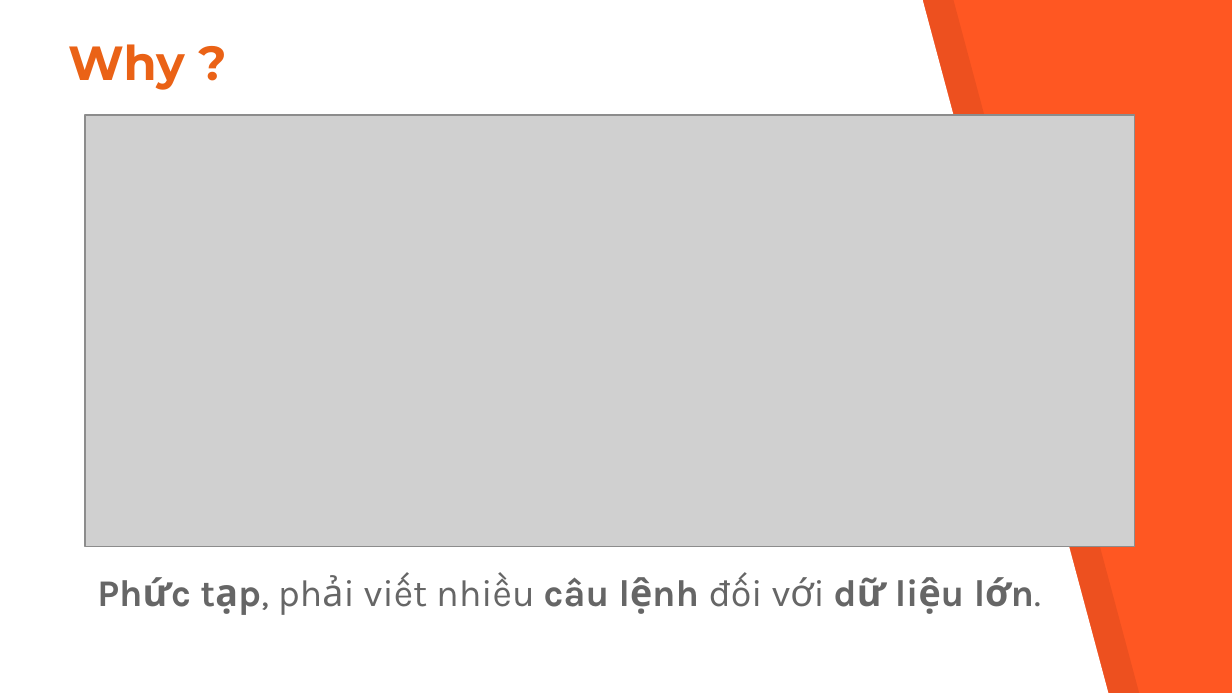
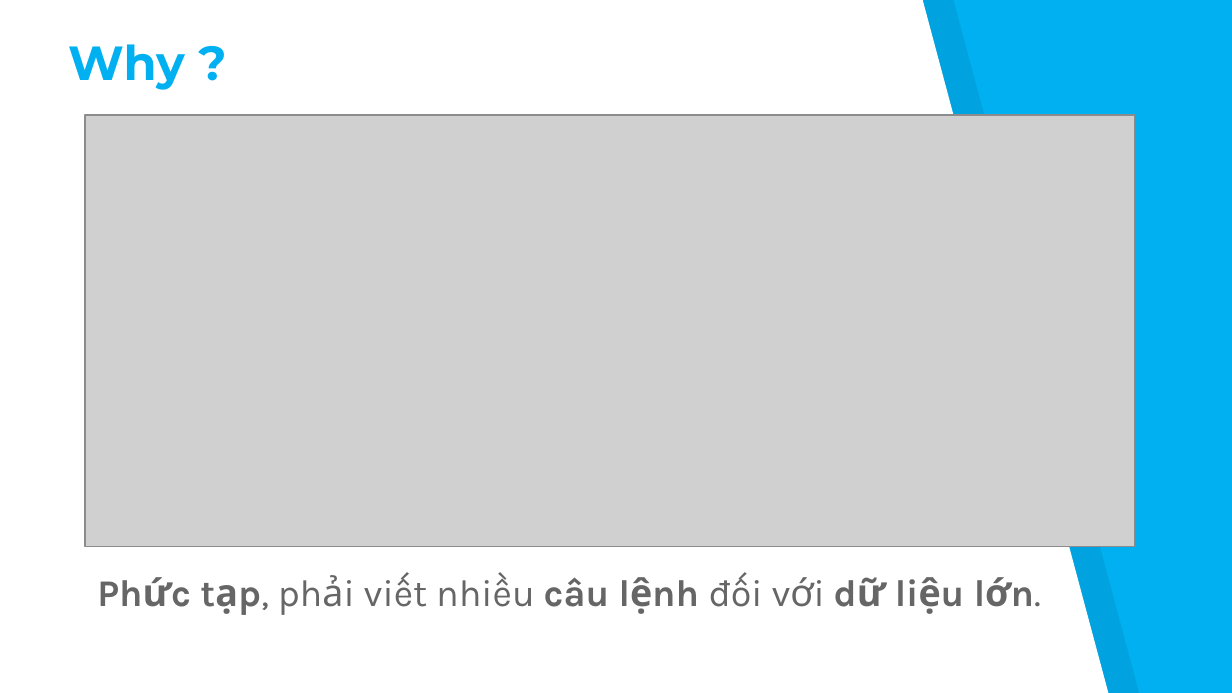
Before and after one commit to sikyurabmt/Entity-Framework, a slide deck: slide 5 of DOCUMENT/Group7-Slide.pptx. Drawn at 1232x693 pixels with LibreOffice and Linux fonts; fonts in the diff are those of the drawing; grey boxes stand for pictures. Boxes give left, top, right and bottom in pixels: in the first picture for what was removed or moved away, otherwise in the second. Text is boxed around its words. In the diff, an @@ line names an element or a change of style, - is before the commit and + after.

```diff
--- a/DOCUMENT/Group7-Slide.pptx
+++ b/DOCUMENT/Group7-Slide.pptx
@@ background #FF5722 to #00B0F0 @@
@@ title "Why ?" at (x1=68, y1=44, x2=185, y2=90): text colour #EA6216 to #00B0F0 @@
```
Also in this commit, not shown: 14 other slides changed, 1 slide added.
